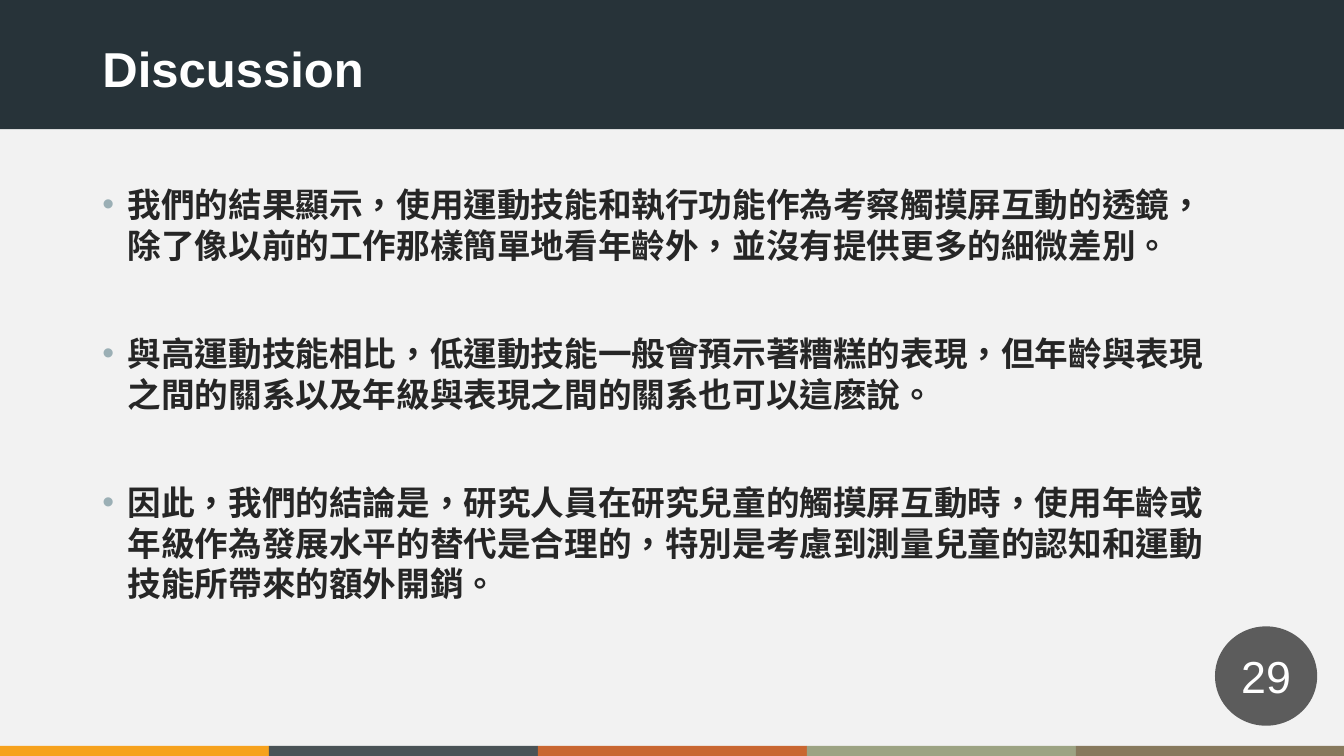
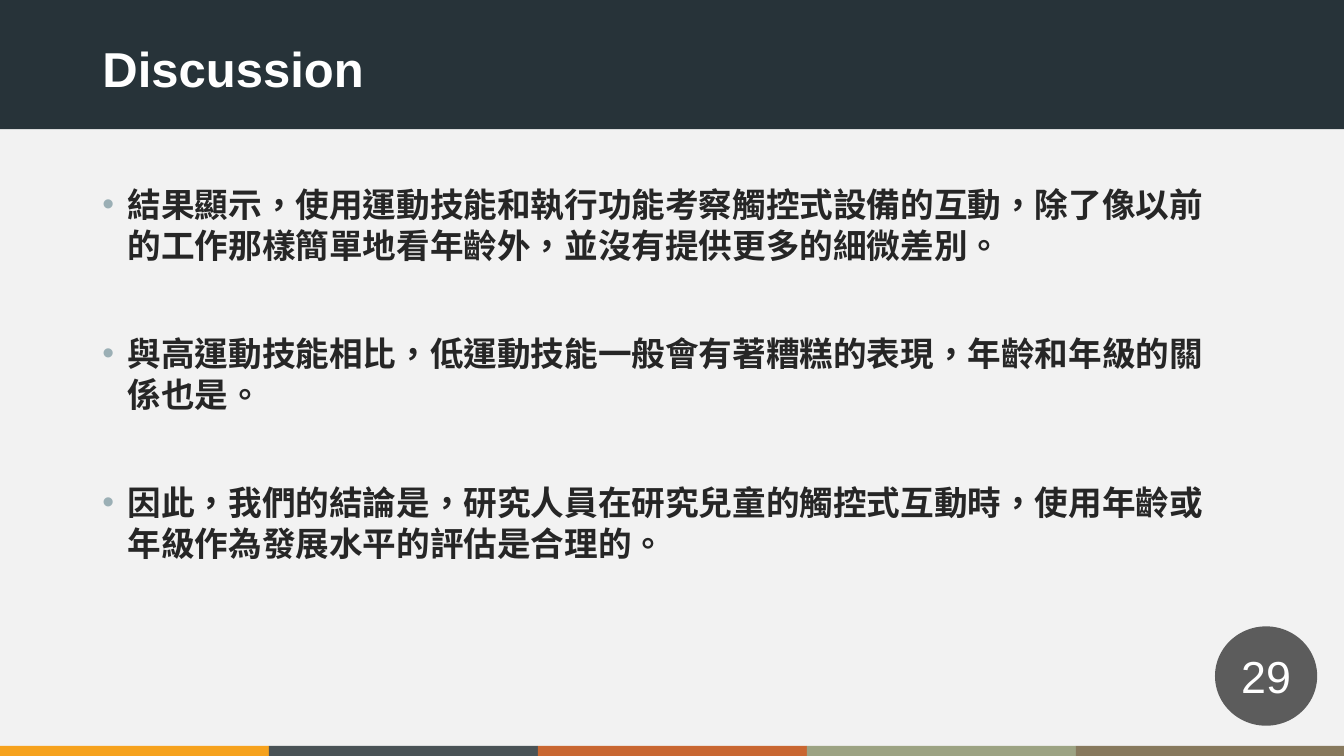
Before and after one commit to crkteam/school, a slide deck: slide 29 of 我的論文/2021-9-26報告內容/2021-9-27.pptx. Drawn at 1344x756 pixels with LibreOffice and Linux fonts; fonts in the diff are those of the drawing. Boxes give left, top, right and bottom in pixels: in the first picture for what was removed or moved away, otherwise in the second. Text is boxed around its words. In the diff, an @@ line names an element or a change of style, - is before the commit and + after.

```diff
--- a/我的論文/2021-9-26報告內容/2021-9-27.pptx
+++ b/我的論文/2021-9-26報告內容/2021-9-27.pptx
@@ text at box(128, 188, 1203, 559): text changed @@
-• 我們的結果顯示，使用運動技能和執行功能作為考察觸摸屏互動的透鏡，除了像以前的工作那樣簡單地看年齡外，並沒有提供更多的細微差別。
-• 與高運動技能相比，低運動技能一般會預示著糟糕的表現，但年齡與表現之間的關系以及年級與表現之間的關系也可以這麽說。
-• 因此，我們的結論是，研究人員在研究兒童的觸摸屏互動時，使用年齡或年級作為發展水平的替代是合理的，特別是考慮到測量兒童的認知和運動技能所帶來的額外開銷。
+• 結果顯示，使用運動技能和執行功能考察觸控式設備的互動，除了像以前的工作那樣簡單地看年齡外，並沒有提供更多的細微差別。
+• 與高運動技能相比，低運動技能一般會有著糟糕的表現，年齡和年級的關係也是。
+• 因此，我們的結論是，研究人員在研究兒童的觸控式互動時，使用年齡或年級作為發展水平的評估是合理的。
```
Also in this commit, not shown: 6 other slides changed, 2 other files.
